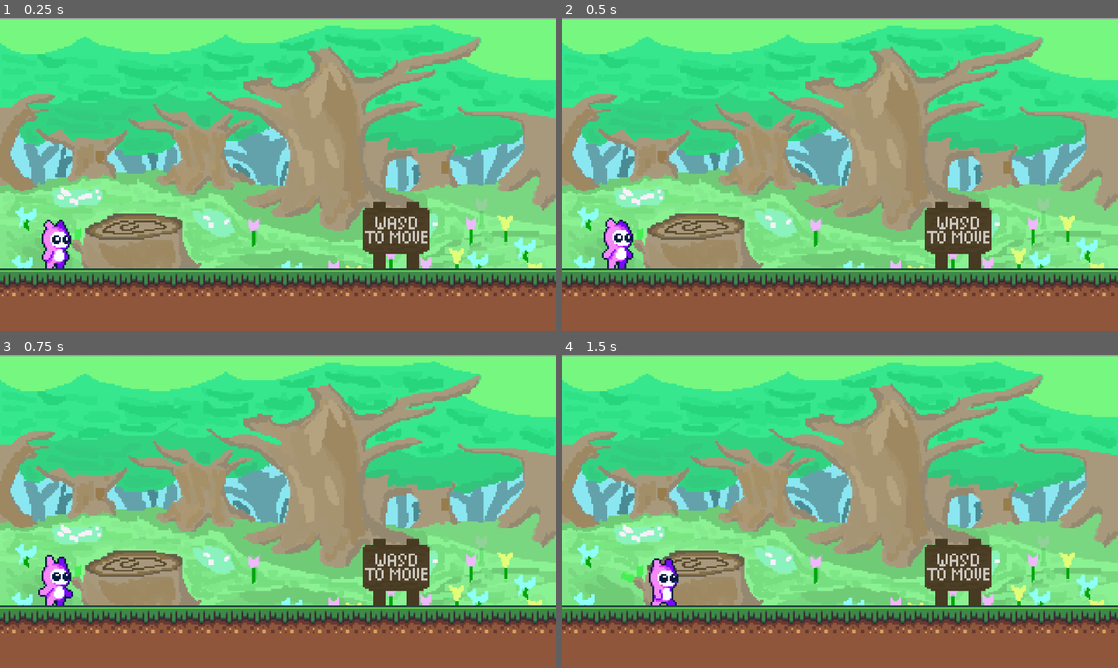
Above: before the commit, frames 1-4 (two rows, left to right).
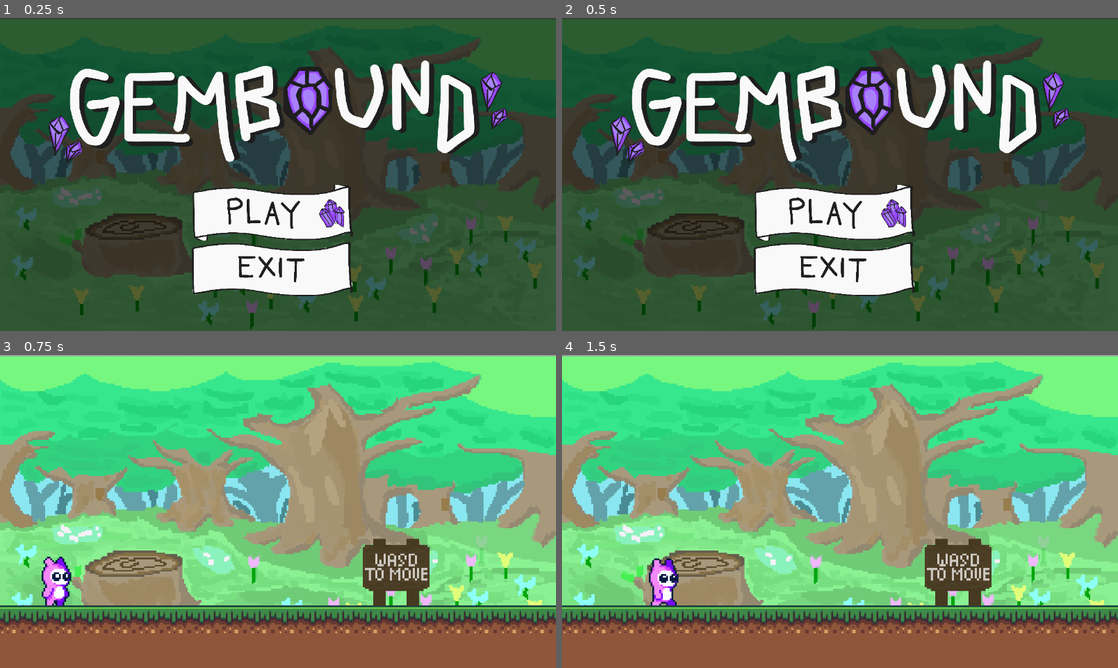
Above: after the commit, the same moments.

Repository: UHM-GameGPT/Gembound
Game: Godot game, scene res://scenes/title_screen/title_screen.tscn
Two runs of this game, one before a commit and one after it. Both use one fixed random seed, a clock stepped at 60 frames per second and the inputs below. Before the commit the project starts from res://scenes/tutorial/tutorial_1.tscn.
Inputs (mouse positions are in pixels of both pictures, inside the frame that each line leads up to):
- Up to frame 1 (0.25 s): no input
- Up to frame 2 (0.5 s): no input
- Up to frame 3 (0.75 s): click (272, 549) at 0.52 s
- Up to frame 4 (1.5 s): hold D (right) from 1.28 s (still down)

The runs differ from the first frame. In frame 1, 99% of the frame differs, in the area x 0-100%, y 0-100%; in frame 2, 99%; in frame 3, 0.2%; in frame 4, nothing differs.

Commit message:
Implement Title Screen Functionality

Diff:
--- a/project.godot
+++ b/project.godot
@@ -11,8 +11,8 @@
 [application]
 
 config/name="Gembound"
-run/main_scene="res://scenes/tutorial/tutorial_1.tscn"
-config/features=PackedStringArray("4.3", "Forward Plus")
+run/main_scene="uid://csv3m7oq5y5mx"
+config/features=PackedStringArray("4.4", "Forward Plus")
 config/icon="res://icon.svg"
 
 [autoload]
--- a/scenes/end.tscn
+++ b/scenes/end.tscn
@@ -41,8 +41,8 @@
 
 [sub_resource type="AnimationLibrary" id="AnimationLibrary_1ytjg"]
 _data = {
-"RESET": SubResource("Animation_e0n08"),
-"typewriter": SubResource("Animation_vl3h1")
+&"RESET": SubResource("Animation_e0n08"),
+&"typewriter": SubResource("Animation_vl3h1")
 }
 
 [sub_resource type="GDScript" id="GDScript_rqjke"]
--- /dev/null
+++ b/scenes/title_screen/title_screen.gd
@@ -0,0 +1,15 @@
+extends Control
+
+# Called when the node enters the scene tree for the first time.
+func _ready() -> void:
+	pass # Replace with function body.
+
+# Called every frame. 'delta' is the elapsed time since the previous frame.
+func _process(delta: float) -> void:
+	pass
+
+func _on_play_button_pressed() -> void:
+	get_tree().change_scene_to_file("res://scenes/tutorial/tutorial_1.tscn")
+
+func _on_exit_button_pressed() -> void:
+	get_tree().quit()
--- /dev/null
+++ b/scenes/title_screen/title_screen.tscn
@@ -0,0 +1,131 @@
+[gd_scene load_steps=13 format=3 uid="uid://csv3m7oq5y5mx"]
+
+[ext_resource type="Script" uid="uid://bu5uen0rtcfbs" path="res://scenes/title_screen/title_screen.gd" id="1_xoykc"]
+[ext_resource type="Texture2D" uid="uid://b33qkw6qg2a6w" path="res://assets/sprites/backgrounds/forest.png" id="2_cxcmr"]
+[ext_resource type="Texture2D" uid="uid://bk48vi5rpb888" path="res://assets/sprites/title screen/PlayButton.png" id="3_d6x3v"]
+[ext_resource type="Texture2D" uid="uid://dcgibv6fxt1ys" path="res://assets/sprites/title screen/Gembound Logo.png" id="3_j12ko"]
+[ext_resource type="Texture2D" uid="uid://driqfa1q8myhw" path="res://assets/sprites/title screen/ExitButton.png" id="4_5uxxq"]
+[ext_resource type="Texture2D" uid="uid://cvnftxycdq576" path="res://assets/sprites/title screen/PlayButton Hover.png" id="4_cxcmr"]
+[ext_resource type="Texture2D" uid="uid://5br4dsfd8gas" path="res://assets/sprites/title screen/PlayButton Pressed.png" id="4_j12ko"]
+[ext_resource type="Texture2D" uid="uid://4j5kfbffdcgm" path="res://assets/sprites/title screen/ExitButton Pressed.png" id="7_yegqs"]
+[ext_resource type="Texture2D" uid="uid://did1i7k121apm" path="res://assets/sprites/title screen/ExitButton Hover.png" id="8_xoykc"]
+[ext_resource type="AudioStream" uid="uid://brjauicgaqeby" path="res://assets/audio/music/StartMenuTheme.mp3" id="10_ju3lf"]
+
+[sub_resource type="StyleBoxTexture" id="StyleBoxTexture_mn4df"]
+texture = ExtResource("2_cxcmr")
+modulate_color = Color(0.376029, 0.376028, 0.376028, 1)
+
+[sub_resource type="StyleBoxFlat" id="StyleBoxFlat_0ge1w"]
+bg_color = Color(1, 1, 1, 1)
+corner_radius_top_left = 10
+corner_radius_top_right = 10
+corner_radius_bottom_right = 10
+corner_radius_bottom_left = 10
+shadow_size = 1
+shadow_offset = Vector2(1, 1)
+
+[node name="TitleScreen" type="Control"]
+layout_mode = 3
+anchors_preset = 15
+anchor_right = 1.0
+anchor_bottom = 1.0
+grow_horizontal = 2
+grow_vertical = 2
+script = ExtResource("1_xoykc")
+
+[node name="Background" type="Panel" parent="."]
+layout_mode = 1
+anchors_preset = 15
+anchor_right = 1.0
+anchor_bottom = 1.0
+grow_horizontal = 2
+grow_vertical = 2
+theme_override_styles/panel = SubResource("StyleBoxTexture_mn4df")
+
+[node name="Buttons Without Texture" type="VBoxContainer" parent="."]
+visible = false
+layout_mode = 1
+anchors_preset = 8
+anchor_left = 0.5
+anchor_top = 0.5
+anchor_right = 0.5
+anchor_bottom = 0.5
+offset_left = -53.0
+offset_top = 12.0
+offset_right = 54.0
+offset_bottom = 66.0
+grow_horizontal = 2
+grow_vertical = 2
+theme_override_constants/separation = 5
+
+[node name="StartButton" type="Button" parent="Buttons Without Texture"]
+layout_mode = 2
+size_flags_vertical = 3
+theme_override_colors/font_color = Color(0, 0, 0, 1)
+theme_override_font_sizes/font_size = 10
+theme_override_styles/normal = SubResource("StyleBoxFlat_0ge1w")
+text = "Start"
+
+[node name="ExitButton" type="Button" parent="Buttons Without Texture"]
+layout_mode = 2
+size_flags_vertical = 3
+theme_override_colors/font_color = Color(0, 0, 0, 1)
+theme_override_font_sizes/font_size = 10
+theme_override_styles/normal = SubResource("StyleBoxFlat_0ge1w")
+text = "Exit"
+
+[node name="GameLogo" type="Node2D" parent="."]
+
+[node name="Gembound Logo" type="Sprite2D" parent="GameLogo"]
+position = Vector2(160, 86)
+scale = Vector2(0.167192, 0.158546)
+texture = ExtResource("3_j12ko")
+
+[node name="PlayButton" type="TextureButton" parent="."]
+layout_mode = 1
+anchors_preset = 8
+anchor_left = 0.5
+anchor_top = 0.5
+anchor_right = 0.5
+anchor_bottom = 0.5
+offset_left = -53.0
+offset_top = 6.0
+offset_right = 664.0
+offset_bottom = 235.0
+grow_horizontal = 2
+grow_vertical = 2
+scale = Vector2(0.13993, 0.13993)
+texture_normal = ExtResource("3_d6x3v")
+texture_pressed = ExtResource("4_j12ko")
+texture_hover = ExtResource("4_cxcmr")
+ignore_texture_size = true
+stretch_mode = 6
+
+[node name="ExitButton" type="TextureButton" parent="."]
+layout_mode = 1
+anchors_preset = 8
+anchor_left = 0.5
+anchor_top = 0.5
+anchor_right = 0.5
+anchor_bottom = 0.5
+offset_left = -53.0
+offset_top = 38.0
+offset_right = 664.0
+offset_bottom = 267.0
+grow_horizontal = 2
+grow_vertical = 2
+scale = Vector2(0.13993, 0.13993)
+texture_normal = ExtResource("4_5uxxq")
+texture_pressed = ExtResource("7_yegqs")
+texture_hover = ExtResource("8_xoykc")
+ignore_texture_size = true
+stretch_mode = 6
+
+[node name="AudioStreamPlayer" type="AudioStreamPlayer" parent="."]
+stream = ExtResource("10_ju3lf")
+volume_db = -9.7
+autoplay = true
+parameters/looping = true
+
+[connection signal="pressed" from="PlayButton" to="." method="_on_play_button_pressed"]
+[connection signal="pressed" from="ExitButton" to="." method="_on_exit_button_pressed"]
--- a/scenes/transition_screen.tscn
+++ b/scenes/transition_screen.tscn
@@ -51,9 +51,9 @@
 
 [sub_resource type="AnimationLibrary" id="AnimationLibrary_xqoav"]
 _data = {
-"RESET": SubResource("Animation_1k6on"),
-"fade_to_black": SubResource("Animation_2c8nc"),
-"fade_to_normal": SubResource("Animation_507pg")
+&"RESET": SubResource("Animation_1k6on"),
+&"fade_to_black": SubResource("Animation_2c8nc"),
+&"fade_to_normal": SubResource("Animation_507pg")
 }
 
 [node name="transition_screen" type="CanvasLayer"]
Not shown, added: assets/audio/music/StartMenuTheme.mp3.import
Not shown, changed: assets/fonts/Planes_ValMore.ttf.import
Binary file added: assets/sprites/title screen/ExitButton Hover.png
Not shown, added: assets/sprites/title screen/ExitButton Hover.png.import
Binary file added: assets/sprites/title screen/ExitButton Pressed.png
Not shown, added: assets/sprites/title screen/ExitButton Pressed.png.import
Binary file added: assets/sprites/title screen/ExitButton.png
Not shown, added: assets/sprites/title screen/ExitButton.png.import
Binary file added: assets/sprites/title screen/Gembound Logo.png
Not shown, added: assets/sprites/title screen/Gembound Logo.png.import
Binary file added: assets/sprites/title screen/PlayButton Hover.png
Not shown, added: assets/sprites/title screen/PlayButton Hover.png.import
(and 23 more such lines)
